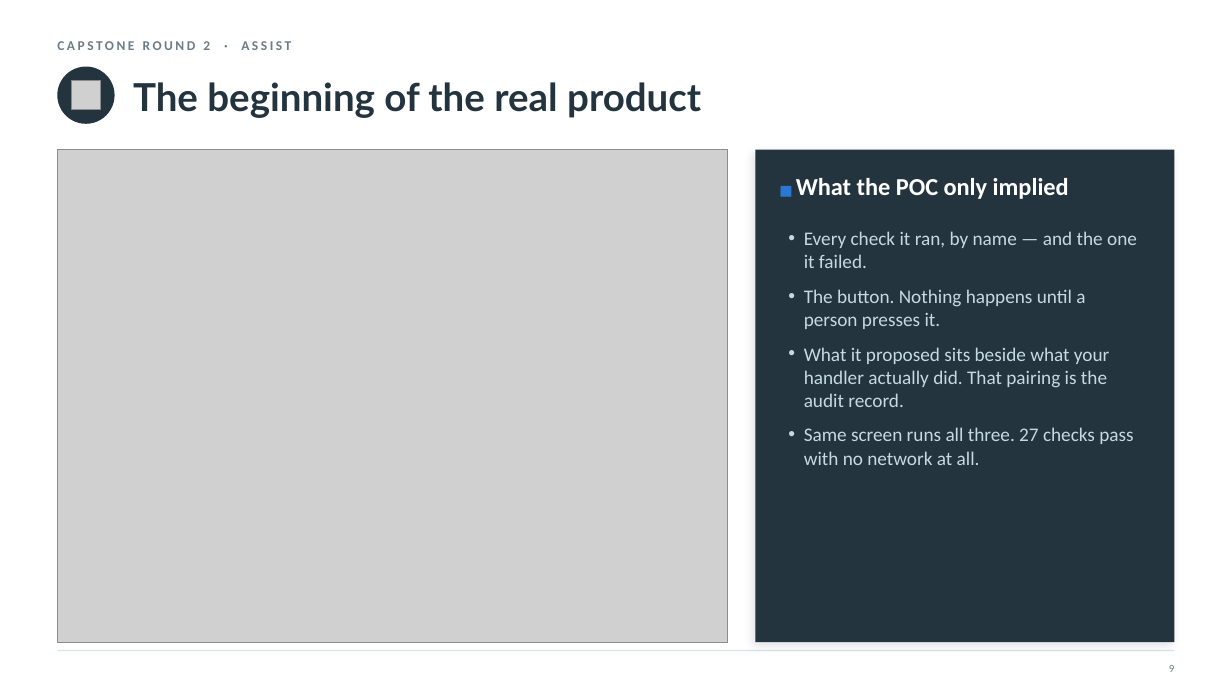
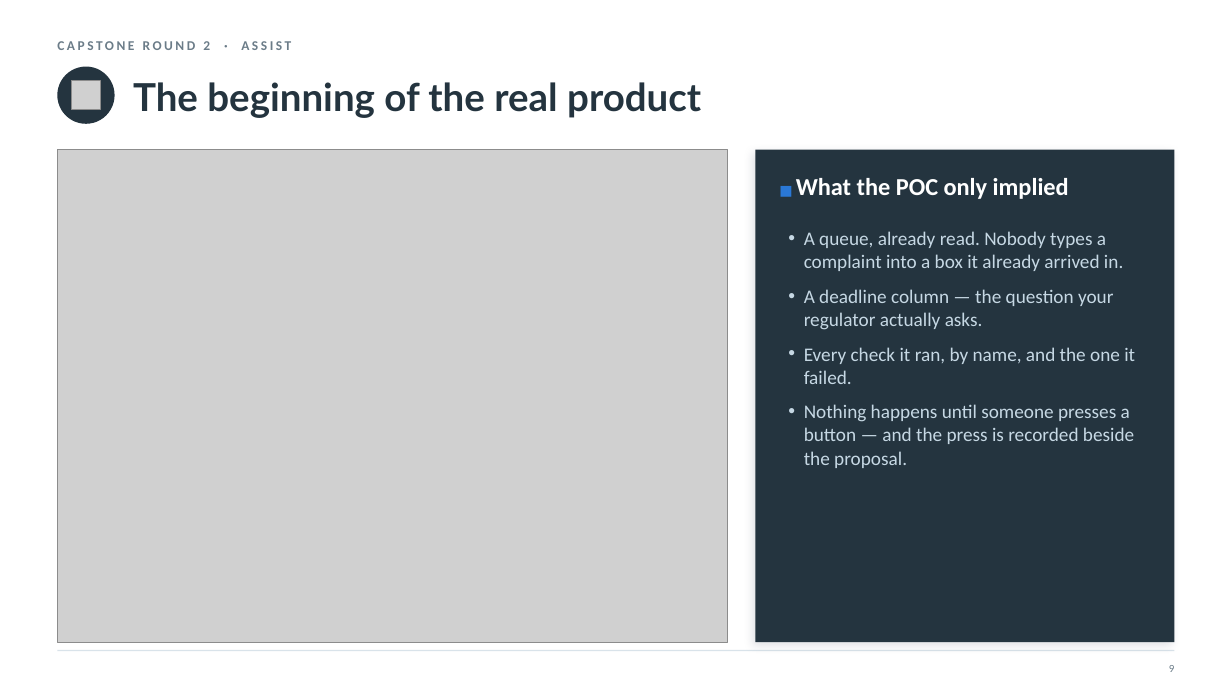
Before and after one commit to nyelugo/PROJECT-Capstone-AI-Consulting, a slide deck: slide 10 of presentation.pptx. Drawn at 1232x693 pixels with LibreOffice and Linux fonts; fonts in the diff are those of the drawing; grey boxes stand for pictures. Boxes give left, top, right and bottom in pixels: in the first picture for what was removed or moved away, otherwise in the second. Text is boxed around its words. In the diff, an @@ line names an element or a change of style, - is before the commit and + after.

```diff
--- a/presentation.pptx
+++ b/presentation.pptx
@@ text at [804, 231, 1135, 468]: text changed @@
-• Every check it ran, by name — and the one it failed.
-• The button. Nothing happens until a person presses it.
-• What it proposed sits beside what your handler actually did. That pairing is the audit record.
-• Same screen runs all three. 27 checks pass with no network at all.
+• A queue, already read. Nobody types a complaint into a box it already arrived in.
+• A deadline column — the question your regulator actually asks.
+• Every check it ran, by name, and the one it failed.
+• Nothing happens until someone presses a button — and the press is recorded beside the proposal.
```
Also in this commit, not shown: 3 other slides changed, 7 other files.
